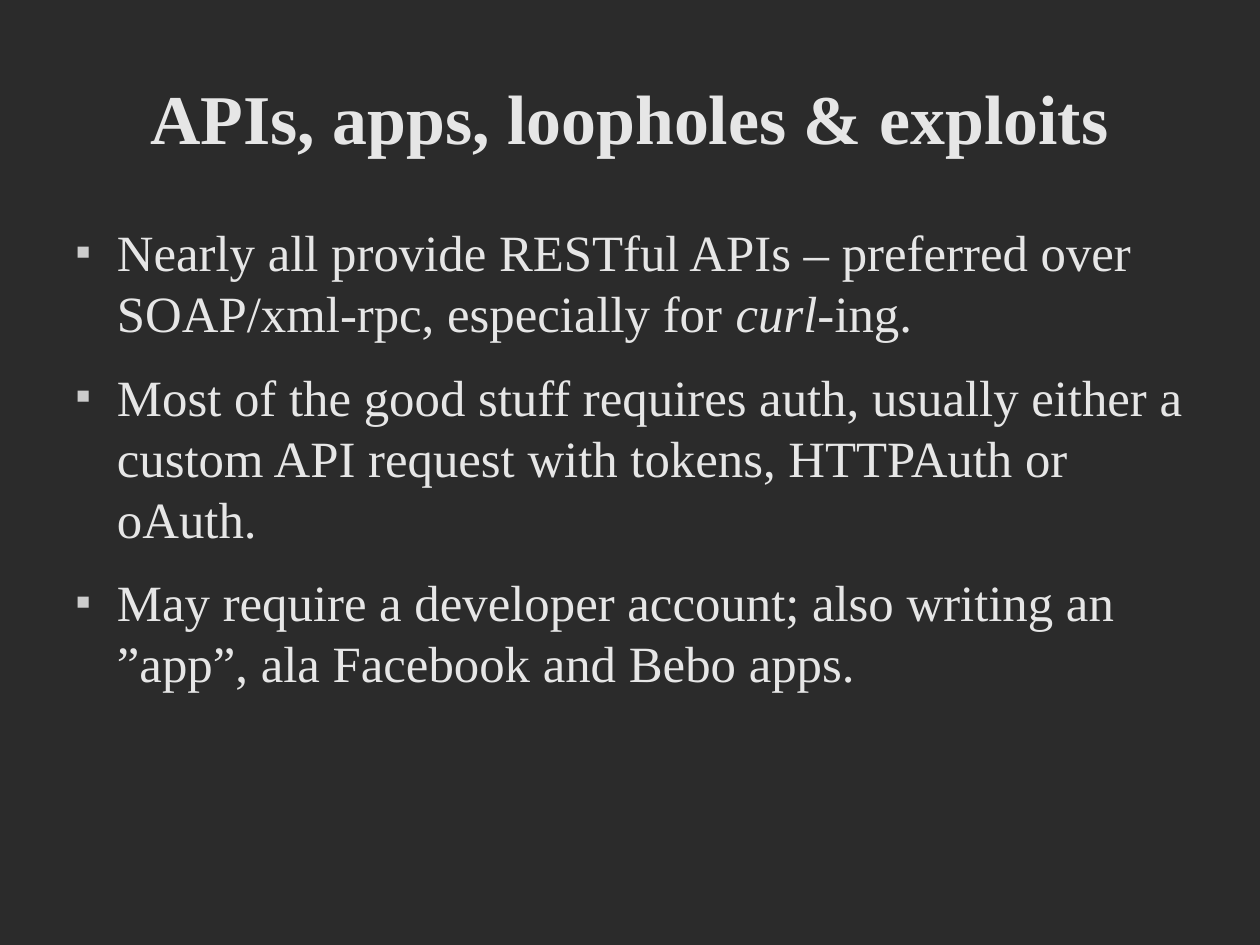
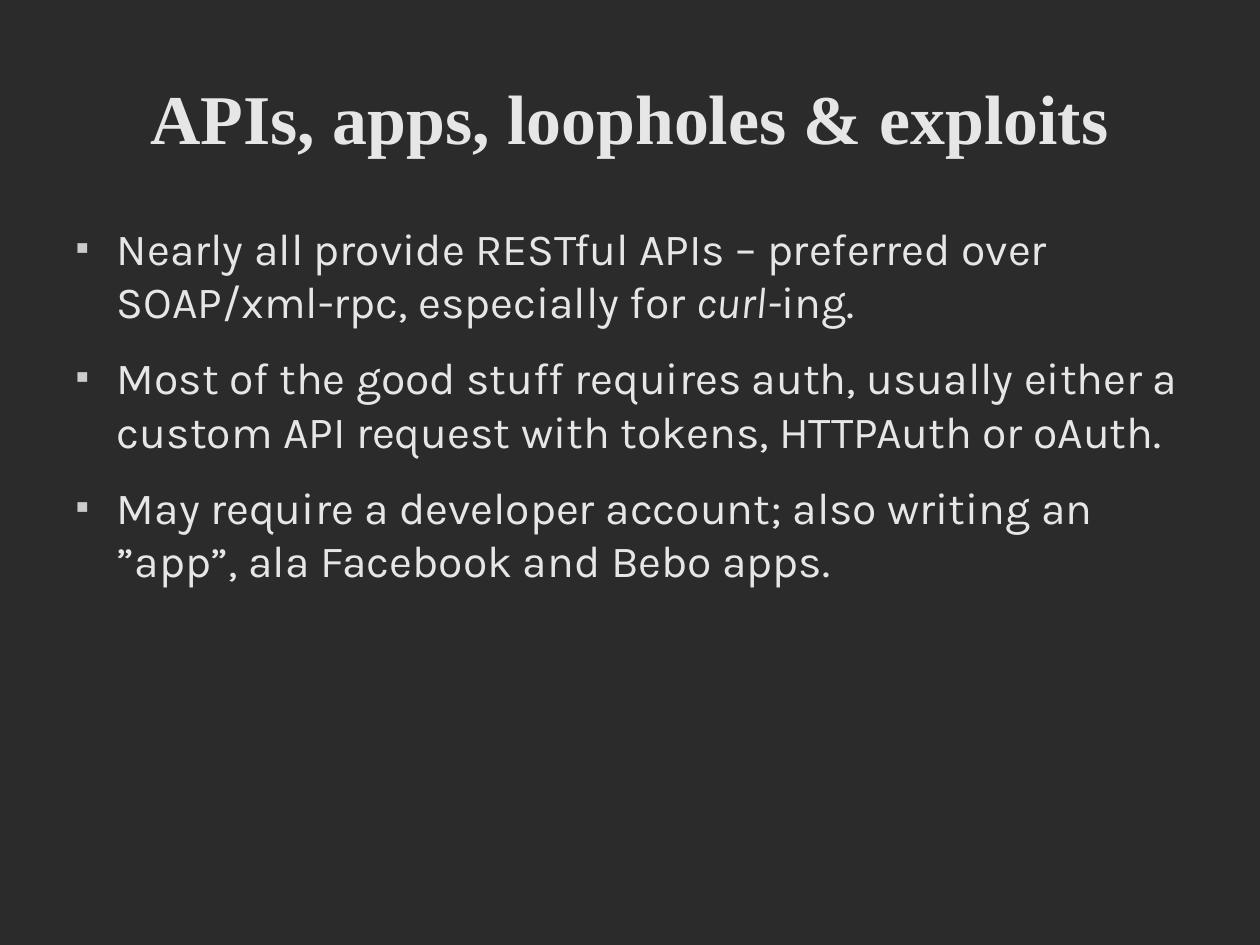
Before and after one commit to 1stvamp/brumcon9-talk, a slide deck: slide 7 of friendme.odp. Drawn at 1260x945 pixels with LibreOffice and Linux fonts; fonts in the diff are those of the drawing; background and template pictures are left out; a plain dark background stands for a picture behind light text. Boxes give left, top, right and bottom in pixels: in the first picture for what was removed or moved away, otherwise in the second. Text is boxed around its words. In the diff, an @@ line names an element or a change of style, - is before the commit and + after.

```diff
--- a/friendme.odp
+++ b/friendme.odp
@@ text "Nearly all provide RESTful APIs ..." at bbox=[117, 234, 1177, 588]: size 32 to 28 pt, font Times New Roman to Karla @@
```
Also in this commit, not shown: 7 other slides changed, 2 slides added, 1 slide removed.
